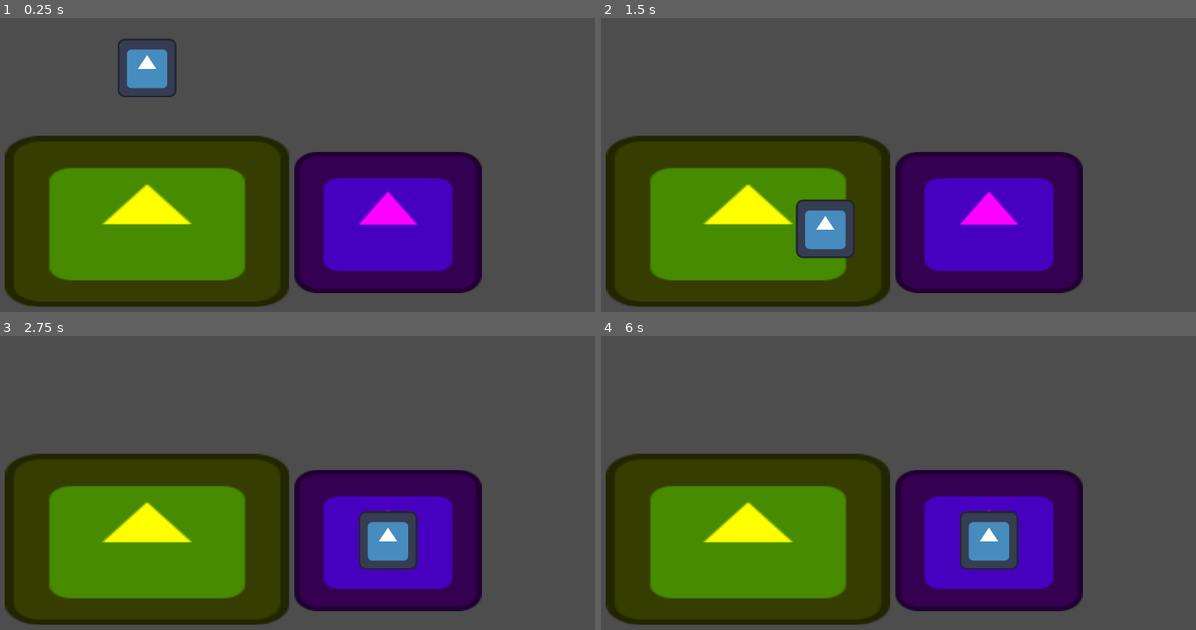
Above: before the commit, frames 1-4 (two rows, left to right).
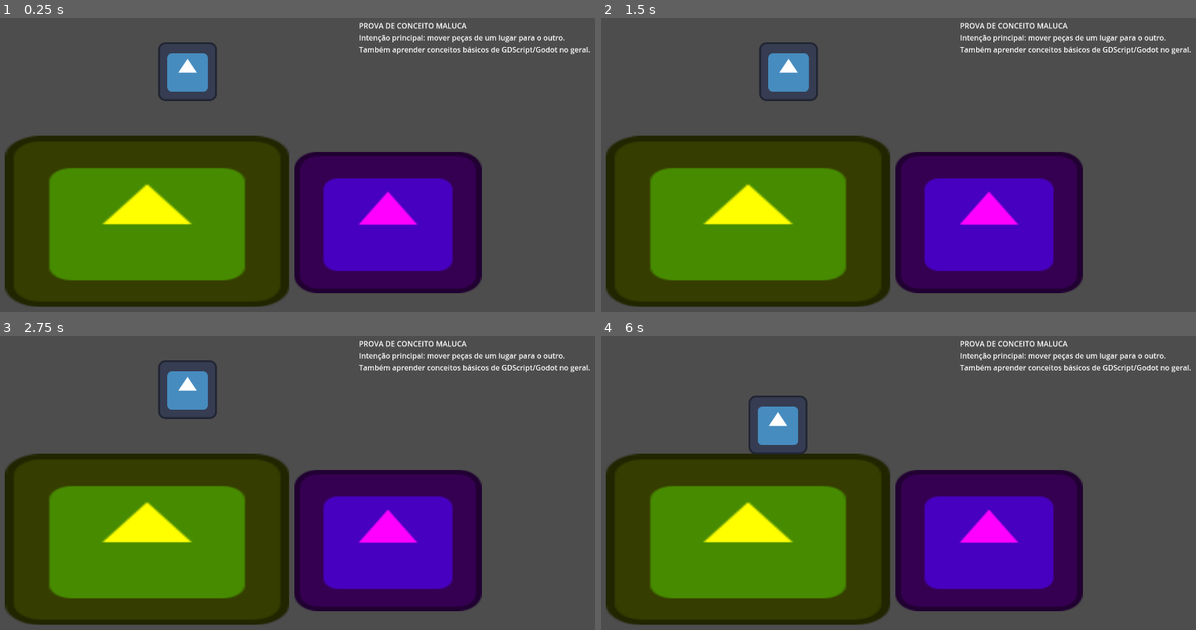
Above: after the commit, the same moments.

Repository: l-tosco/project-falling-moon
Game: Godot game, scene res://scenes/main.tscn
The game is run twice, just before and just after one commit, with the same random seed, the same clock (stepped at 60 frames per second) and the same inputs. The engine's default icon, where the game draws it, is replaced by a stand-in: a white triangle on a blue panel in a dark square.
Inputs (mouse positions are in pixels of both pictures, inside the frame that each line leads up to):
- Up to frame 1 (0.25 s): no input
- Up to frame 2 (1.5 s): tap Enter at 0.5 s; drag from (749, 67) to (749, 220) at 0.52 s; tap Space at 1.25 s; drag from (755, 200) to (987, 223) at 1.27 s
- Up to frame 3 (2.75 s): move the mouse to (345, 424) at 2.02 s; click (345, 424) at 2.17 s
- Up to frame 4 (6 s): tap Enter at 2.75, 4.25 s; drag from (850, 571) to (987, 541) at 2.77 s; tap Space at 3.5, 5 s; move the mouse to (1071, 553) at 3.52 s; click (1071, 553) at 3.67 s; drag from (696, 447) to (987, 541) at 4.27 s; move the mouse to (916, 500) at 5.02 s; click (916, 500) at 5.17 s; drag from (791, 412) to (755, 518) at 5.77 s

The runs differ from the first frame. In frame 1, 3.1% of the frame differs, in the area x 19-100%, y 1-29%; in frame 2, 4.1%, in the area x 26-100%, y 1-82%; in frame 3, 4.1%; in frame 4, 4.1%.

Commit message:
Proof of Concept Code
Initial code just to learn new concepts of the engine before initiating the official development process

Diff:
--- a/scenes/main.tscn
+++ b/scenes/main.tscn
@@ -41,7 +41,7 @@
 shape = SubResource("RectangleShape2D_tbgi4")
 
 [node name="unit" type="Node2D" parent="."]
-position = Vector2(390, 133)
+position = Vector2(478, 141)
 script = ExtResource("1_0wfyh")
 
 [node name="Sprite2D" type="Sprite2D" parent="unit"]
@@ -52,6 +52,15 @@
 [node name="CollisionShape2D" type="CollisionShape2D" parent="unit/unitArea"]
 shape = SubResource("RectangleShape2D_sugp2")
 
+[node name="Label" type="Label" parent="."]
+offset_left = 851.0
+offset_top = 29.0
+offset_right = 1354.0
+offset_bottom = 104.0
+text = "PROVA DE CONCEITO MALUCA
+Intenção principal: mover peças de um lugar para o outro.
+Também aprender conceitos básicos de GDScript/Godot no geral."
+
 [connection signal="area_entered" from="unit/unitArea" to="unit" method="_on_unit_area_area_entered"]
 [connection signal="area_exited" from="unit/unitArea" to="unit" method="_on_unit_area_area_exited"]
 [connection signal="input_event" from="unit/unitArea" to="unit" method="_on_unit_area_input_event"]
--- a/scripts/unit.gd
+++ b/scripts/unit.gd
@@ -1,3 +1,5 @@
+## Isso aqui é tudo prova de conceito, mudarei depois a estrutura
+
 extends Node2D
 
 var isDragging: bool = false
